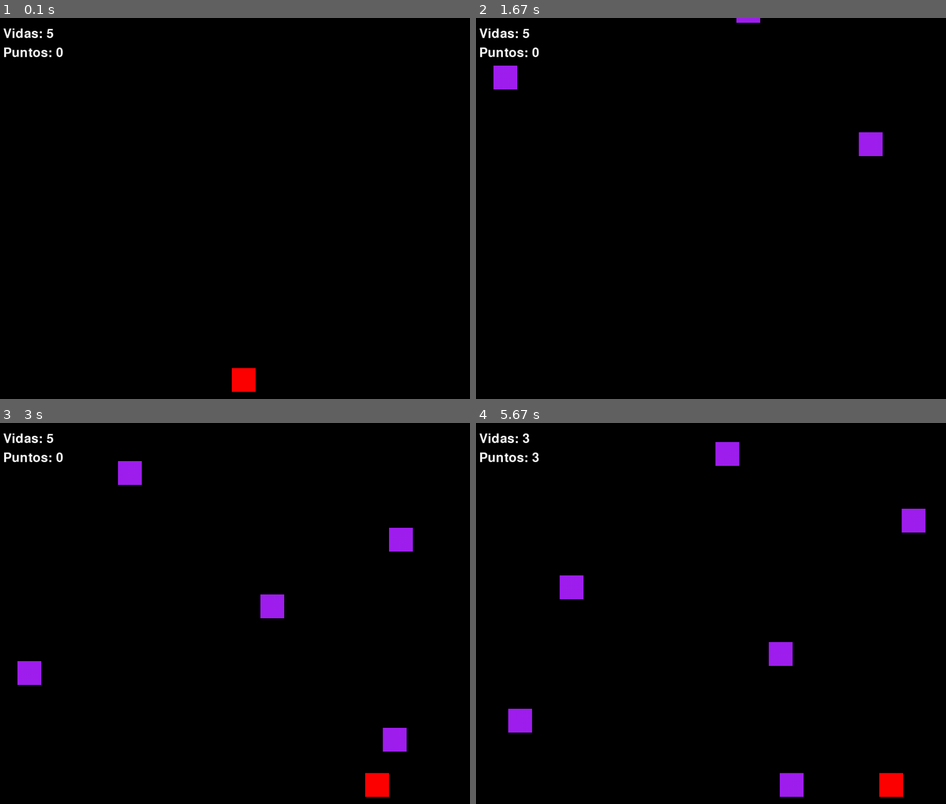
Above: before the commit, frames 1-4 (two rows, left to right).
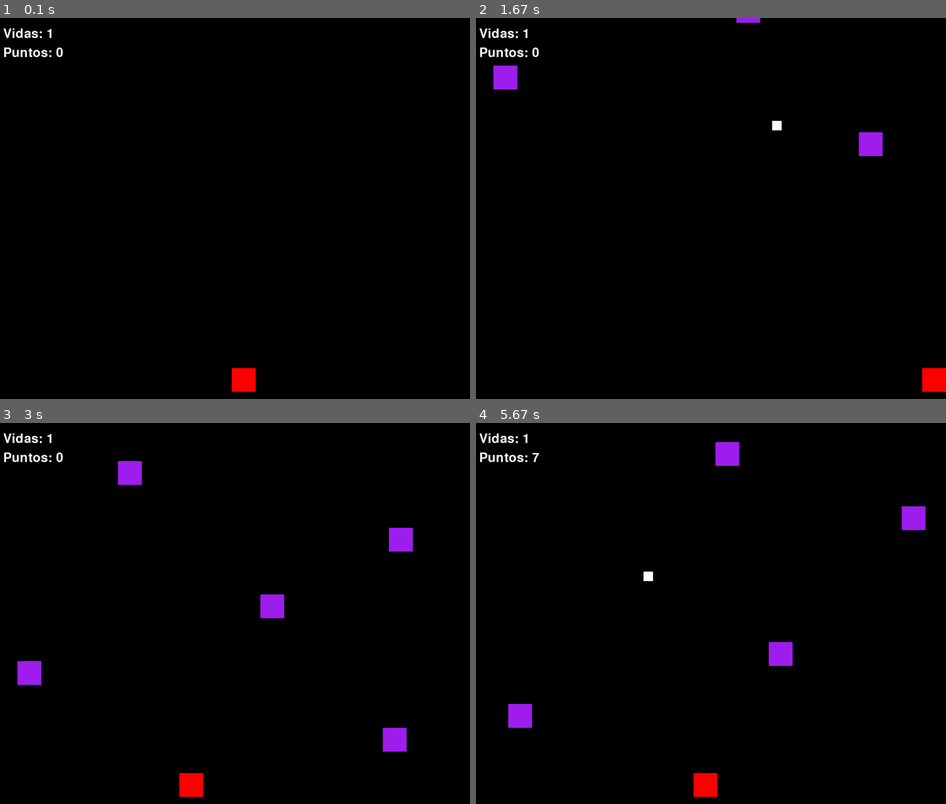
Above: after the commit, the same moments.

Repository: Facuestiga/estigarribia_facundo_pygame_final
Game: pygame game, started from game.py
Two runs of this game, one before a commit and one after it. Both use one fixed random seed, a clock stepped at 60 frames per second and the inputs below.
Inputs:
- Up to frame 1 (0.1 s): no input
- Up to frame 2 (1.67 s): hold Space 0.33-0.8 s; hold D 0.33-0.8 s; hold D 0.83-1.3 s; hold D from 1.33 s (still down)
- Up to frame 3 (3 s): release D at 1.8 s; hold A 1.83-2.37 s; hold A 2.4-2.8 s
- Up to frame 4 (5.67 s): tap Space at 3.5, 3.9, 4.2, 4.4, 4.7, 4.9, 5.2, 5.4 s; hold A 3.83-4.3 s; hold D 4.33-4.8 s; hold D 4.83-5.3 s; hold A from 5.33 s (still down)

The runs differ from the first frame. In frame 1, less than 0.1% of the frame differs, in the area x 9-12%, y 2-6%; in frame 2, 0.4%; in frame 3, 0.7%; in frame 4, 1.6%, in the area x 6-96%, y 2-99%.

Commit message:
manejo de balas y colisiones, refactor gestionar_teclas, agregue guardar puntuaciones en archivo .txt

Diff:
--- /dev/null
+++ b/bala.py
@@ -0,0 +1,18 @@
+import pygame
+
+class Bala():
+    def __init__(self, x, y):
+        self.x = x
+        self.y = y
+        self.ancho = 20
+        self.alto = 20
+        self.velocidad = 8
+        self.color = "white"
+        self.rect = pygame.Rect(self.x, self.y, self.ancho, self.alto)
+
+    def dibujar(self, ventana):
+        self.rect = pygame.Rect(self.x, self.y, self.ancho, self.alto)
+        pygame.draw.rect(ventana, self.color, self.rect)
+
+    def movimiento(self):
+        self.y -= self.velocidad
--- a/game.py
+++ b/game.py
@@ -1,17 +1,16 @@
 import pygame
 from personaje import Player
 from enemigo import Enemigo
+from bala import Bala
 import random
-
 pygame.init()
-
 ANCHO = 1000
 ALTO = 800
 VENTANA = pygame.display.set_mode([ANCHO, ALTO])
 FPS = 60
 FUENTE = pygame.font.SysFont("Comic Sans", 40)
 
-vida = 5
+vida = 1
 puntos = 0
 
 reloj = pygame.time.Clock()
@@ -24,17 +23,15 @@
 player = Player(ANCHO/2, ALTO - 65)
 
 enemigos = []
-#enemigos.append(Enemigo(ANCHO/2, 100))
+balas = []
+ultima_bala = 0
+tiempo_entre_balas = 500
 
+#funciones
 def gestionar_teclas(teclas):
-    # if teclas[pygame.K_w]:
-    #     player.y -= player.velocidad
-    # if teclas[pygame.K_s]:
-    #     player.y += player.velocidad
-    if teclas[pygame.K_a]:
-        player.x -= player.velocidad
-    if teclas[pygame.K_d]:
-        player.x += player.velocidad
+    global ultima_bala
+    ultima_bala = player.movimiento(teclas, ANCHO, balas, ultima_bala, tiempo_entre_balas)
+#fin funciones
 
 while jugando and vida > 0:
 
@@ -63,6 +60,7 @@
 
     player.dibujar(VENTANA)
 
+    #dibujo enemigos
     for enemigo in enemigos:
         enemigo.dibujar(VENTANA)
         enemigo.movimiento()
@@ -73,12 +71,33 @@
             print(f"Vidas: {vida}")
             enemigos.remove(enemigo)
 
-        if enemigo.y + enemigo.alto > ALTO:
+        if enemigo.y > ALTO:
             puntos += 1
             enemigos.remove(enemigo)
+
+        #comprobar si las balas colisionan con los rectangulos de los enemigos
+        for bala in balas:
+            if pygame.Rect.colliderect(bala.rect, enemigo.rect):
+                puntos += 1
+                enemigos.remove(enemigo)
+                balas.remove(bala)
+
+    #dibujo balas
+    for bala in balas:
+        bala.dibujar(VENTANA)
+        bala.movimiento()
 
     VENTANA.blit(texto_vida, (20,20))
     VENTANA.blit(texto_puntos, (20,60))
     pygame.display.update()
 
+#cierro ventana de pygame
+pygame.quit()
+
+nombre = input("Ingresa tu nombre: ")
+
+with open('puntuaciones.txt', 'a') as archivo:
+    nombre = nombre.lower()
+    nombre = nombre.capitalize()
+    archivo.write(f"{nombre} - {puntos}\n")
 quit()
--- a/personaje.py
+++ b/personaje.py
@@ -1,4 +1,5 @@
 import pygame
+from utils import crear_bala
 
 class Player():
     def __init__(self, x, y):
@@ -13,3 +14,12 @@
     def dibujar(self, ventana):
         self.rect = pygame.Rect(self.x, self.y, self.ancho, self.alto)
         pygame.draw.rect(ventana, self.color, self.rect)
+
+    def movimiento(self, teclas, ancho_ventana,  balas, ultima_bala, tiempo_entre_balas):
+        if teclas[pygame.K_a] and self.x > 0:
+            self.x -= self.velocidad
+        if teclas[pygame.K_d] and self.x < ancho_ventana - self.ancho:
+            self.x += self.velocidad
+        if teclas[pygame.K_SPACE]:
+            ultima_bala = crear_bala(self, balas, ultima_bala, tiempo_entre_balas)
+        return ultima_bala
--- /dev/null
+++ b/puntuaciones.txt
@@ -0,0 +1,9 @@
+Facundo - 5
+dddGege - 4
+Betti - 6
+Rolando - 3
+Dada - 14
+Sfafa - 21
+& c:/python311/python.exe c:/users/facu/desktop/pygame_space_invaders/game.py - 17
+Roberto - 18
+Fadf - 1
--- /dev/null
+++ b/utils.py
@@ -0,0 +1,7 @@
+import pygame
+from bala import Bala
+def crear_bala(player, balas, ultima_bala, tiempo_entre_balas):
+    if (pygame.time.get_ticks() - ultima_bala) > tiempo_entre_balas:
+        balas.append(Bala(player.rect.centerx, player.rect.centery))
+        ultima_bala = pygame.time.get_ticks()
+    return ultima_bala
